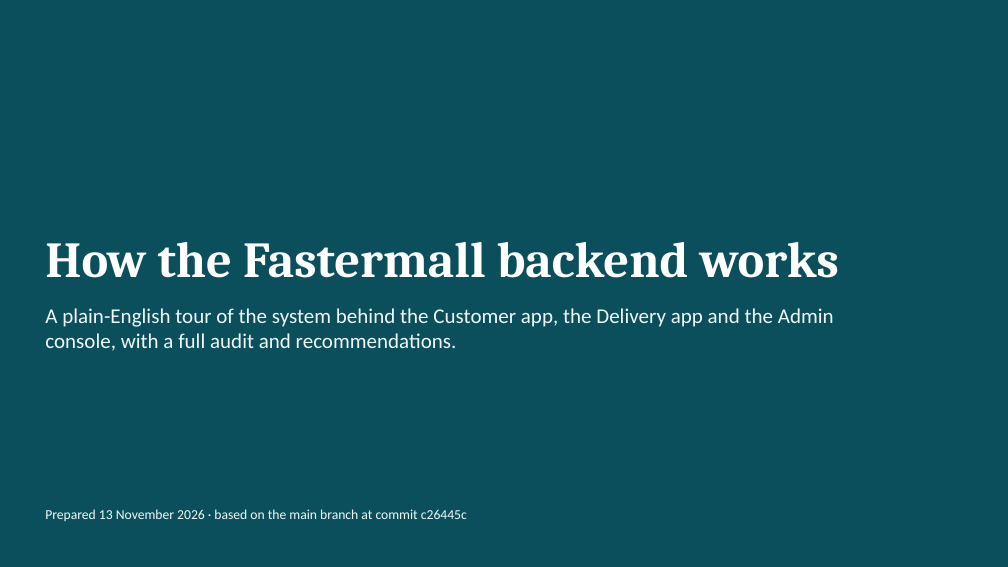
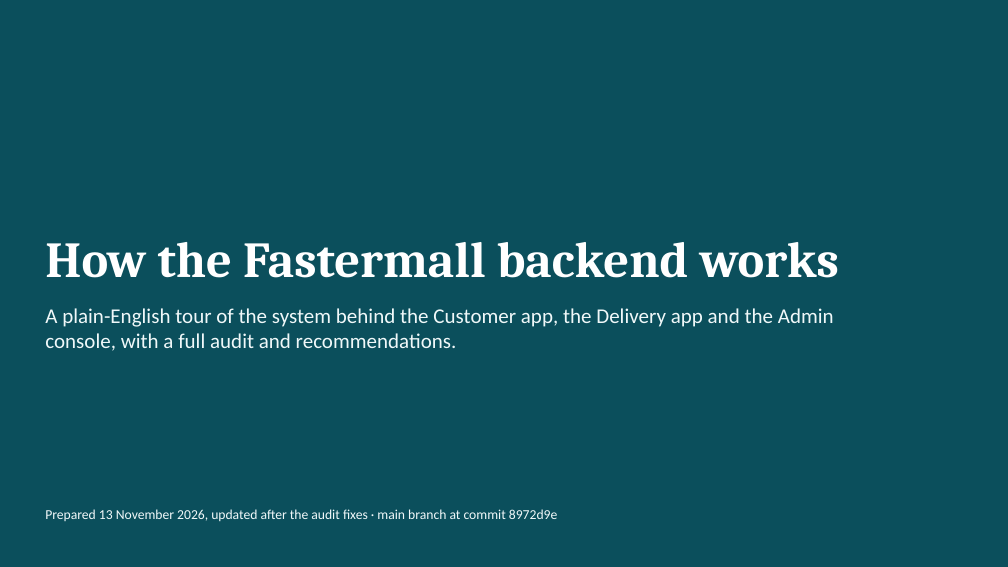
Before and after one commit to chris008123/Fastermall-Backend-, a slide deck: slide 1 of presentation/Fastermall_Backend_Explained.pptx. Drawn at 1008x567 pixels with LibreOffice and Linux fonts; fonts in the diff are those of the drawing. Boxes give left, top, right and bottom in pixels: in the first picture for what was removed or moved away, otherwise in the second. Text is boxed around its words. In the diff, an @@ line names an element or a change of style, - is before the commit and + after.

```diff
--- a/presentation/Fastermall_Backend_Explained.pptx
+++ b/presentation/Fastermall_Backend_Explained.pptx
@@ text at (x1=45, y1=509, x2=557, y2=521): text changed @@
-Prepared 13 November 2026 · based on the main branch at commit c26445c
+Prepared 13 November 2026, updated after the audit fixes · main branch at commit 8972d9e
```
Also in this commit, not shown: 24 other slides changed, 3 slides added, 2 slides removed, 18 other files.
